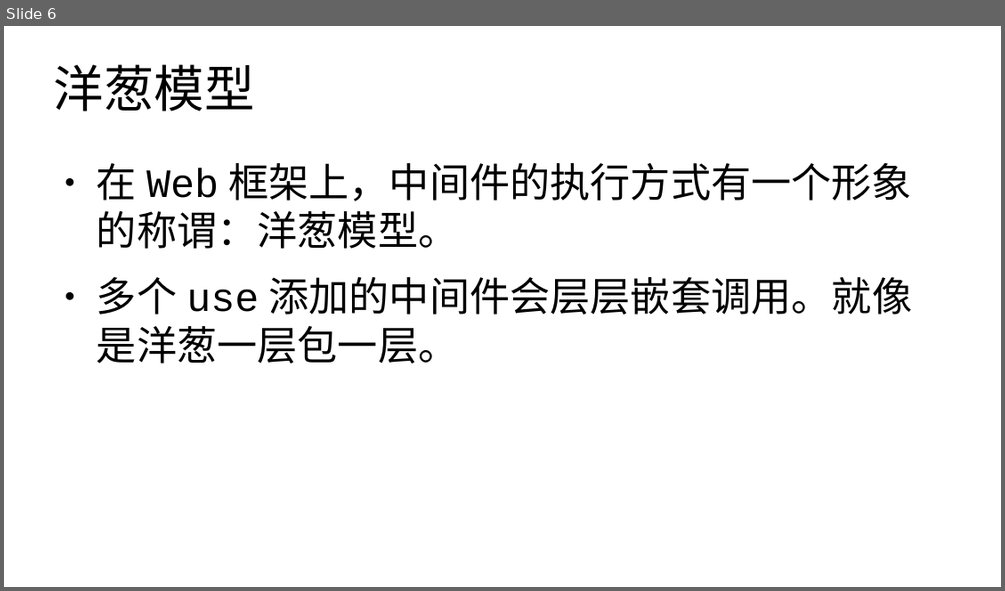
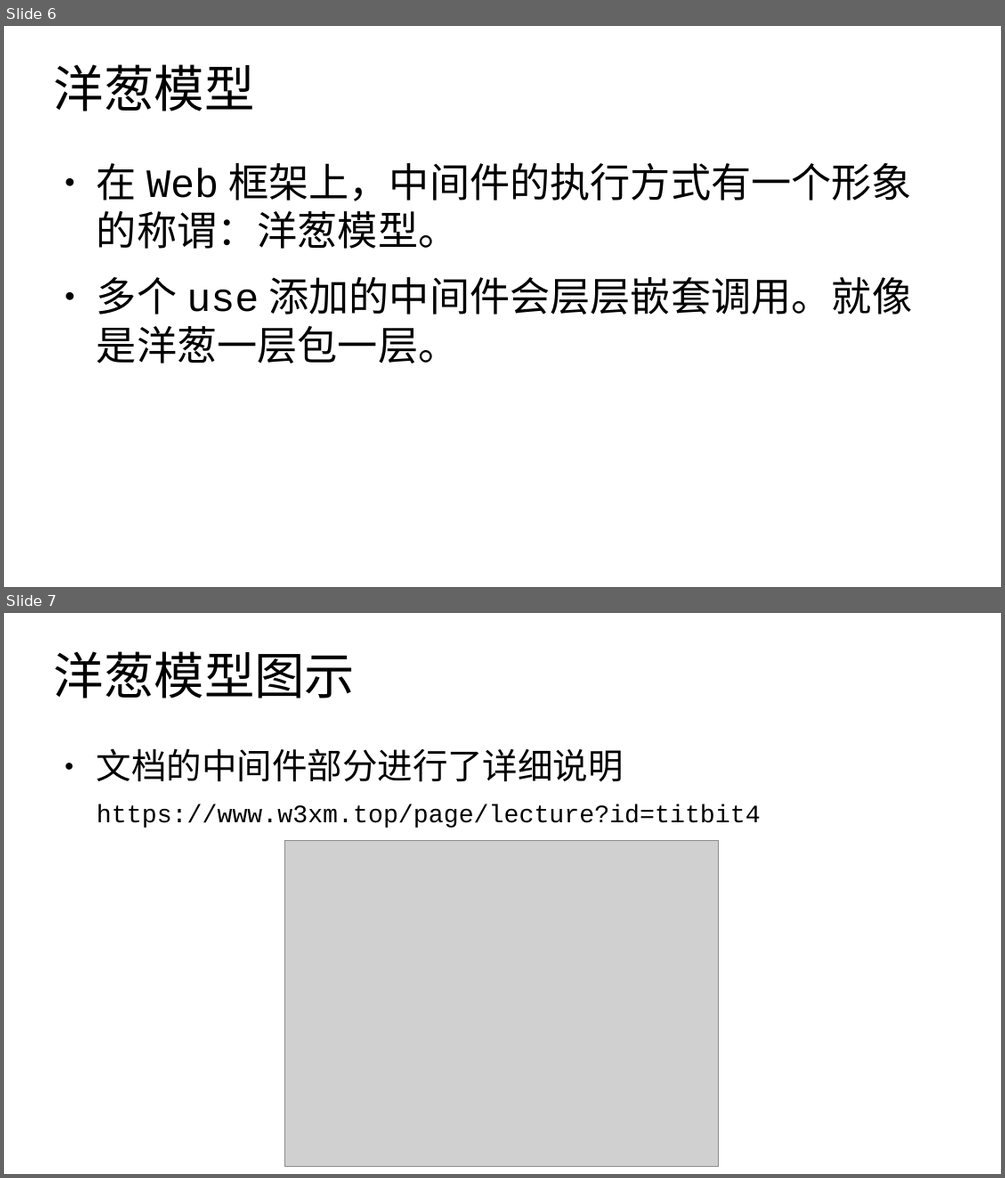
Before and after one commit to edu2act/course-wechat-and-miniprogram, a slide deck: materials/ch16/ch16_3-中间件.odp. Shown one above the other, each under a label of ours: slide 6 before the commit, slides 6 and 7 after it. The pictures are 1005x591 and 1005x1178 pixels, drawn with LibreOffice and Linux fonts; fonts in the diff are those of the drawing; grey boxes stand for pictures. Boxes give left, top, right and bottom in pixels: in the first picture for what was removed or moved away, otherwise in the second. Text is boxed around its words. In the diff, an @@ line names an element or a change of style, - is before the commit and + after.

```diff
--- a/materials/ch16/ch16_3-中间件.odp
+++ b/materials/ch16/ch16_3-中间件.odp
@@ slide 7 added at [4,613,1001,1174], background #FFFFFF @@
@@ title added at [54,651,355,698], 40 pt, text #000000 @@
+洋葱模型图示
@@ text added at [97,748,760,827], 20 pt, text #000000 @@
+● 文档的中间件部分进行了详细说明
+https://www.w3xm.top/page/lecture?id=titbit4
@@ picture added at [285,841,719,1167] @@
```
Also in this commit, not shown: 5 other files.
